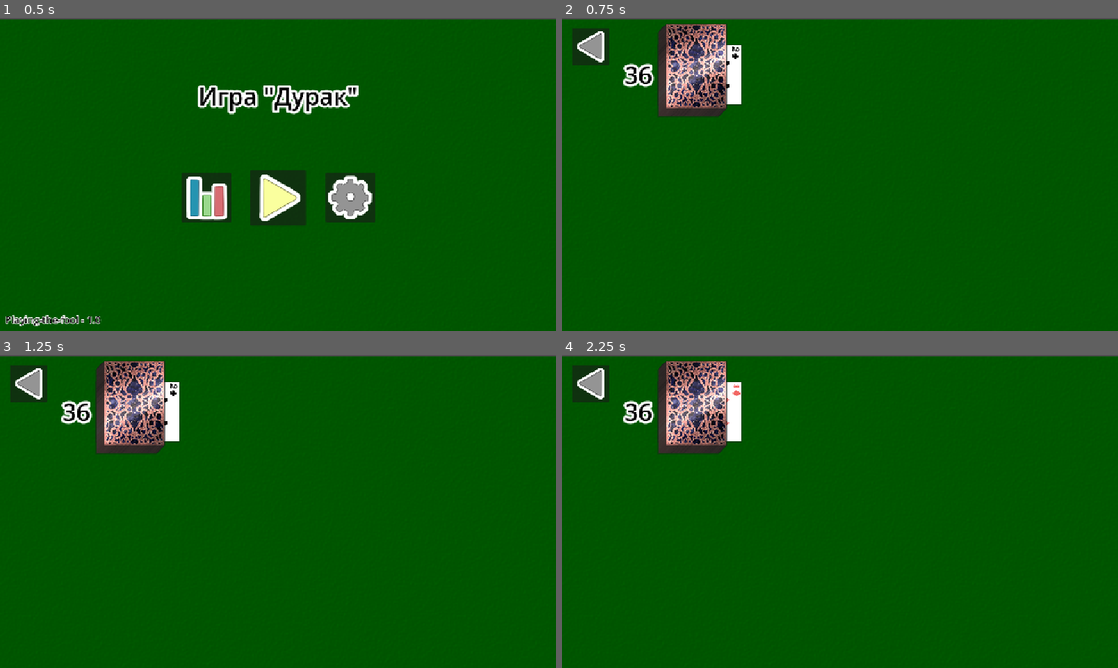
Above: before the commit, frames 1-4 (two rows, left to right).
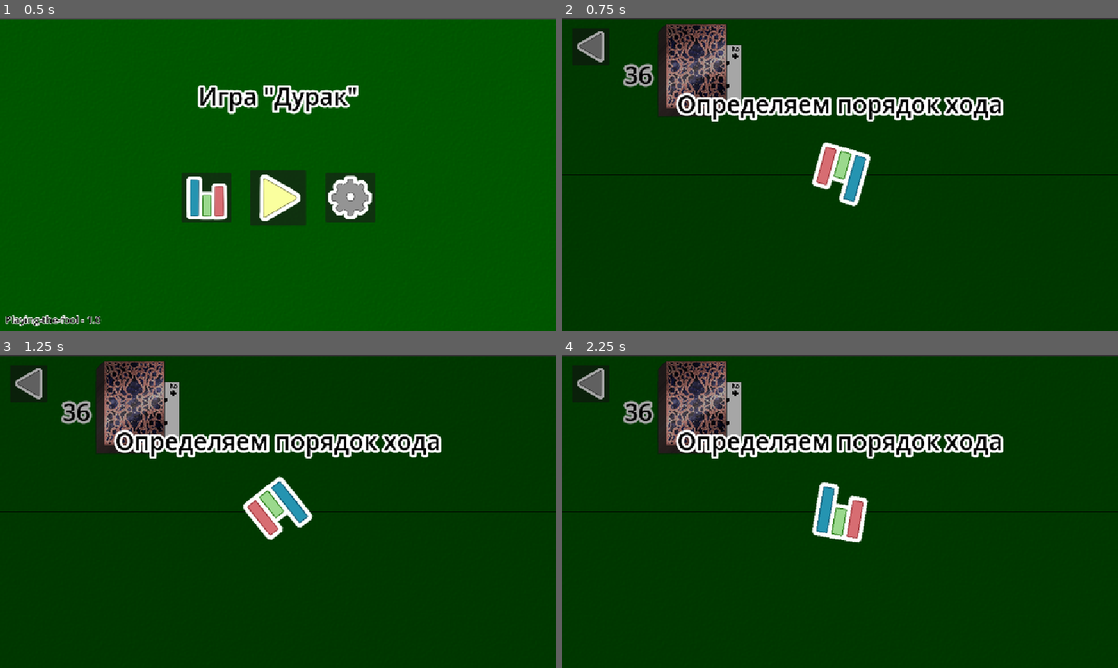
Above: after the commit, the same moments.

Repository: Yulya-S/Playing-the-fool
Game: Godot game, scene res://scenes/main.tscn
Two runs of this game, one before a commit and one after it. Both use one fixed random seed, a clock stepped at 60 frames per second and the inputs below.
Inputs (mouse positions are in pixels of both pictures, inside the frame that each line leads up to):
- Up to frame 1 (0.5 s): no input
- Up to frame 2 (0.75 s): click (840, 196) at 0.5 s
- Up to frame 3 (1.25 s): no input
- Up to frame 4 (2.25 s): click (589, 383) at 1.25 s; click (840, 533) at 2.02 s

Frame 1 is identical in both runs. In frame 2, 98% of the frame differs, in the area x 0-100%, y 0-100%; in frame 3, 98%; in frame 4, 98%.
Error in both runs: Invalid call. Nonexistent function 'store_json' in base 'Node (Global.gd)'. (res://scripts/main.gd:9)

Commit message:
First move definition window

Diff:
--- a/playing-the-fool/scenes/pages/game.tscn
+++ b/playing-the-fool/scenes/pages/game.tscn
@@ -1,9 +1,76 @@
-[gd_scene load_steps=5 format=3 uid="uid://yk6gbargmxh5"]
+[gd_scene load_steps=11 format=3 uid="uid://yk6gbargmxh5"]
 
 [ext_resource type="PackedScene" uid="uid://cskwp4r1g2e3m" path="res://scenes/fragments/pack.tscn" id="1_2x851"]
 [ext_resource type="Script" uid="uid://b3qqbfont2jp2" path="res://scripts/fragments/deck.gd" id="1_773x0"]
 [ext_resource type="Script" uid="uid://ij3ltfidj7l8" path="res://scripts/pages/game.gd" id="1_qlvyt"]
 [ext_resource type="Texture2D" uid="uid://biqd5kwm04uh1" path="res://img/icons/right.png" id="3_773x0"]
+[ext_resource type="Texture2D" uid="uid://wht0kkbpyd7h" path="res://img/icons/statistic.png" id="5_ut5xk"]
+[ext_resource type="Script" uid="uid://cv3y2qsx48bj7" path="res://scripts/fragments/first_move_determination.gd" id="6_ut5xk"]
+
+[sub_resource type="Animation" id="Animation_kt16h"]
+length = 0.001
+tracks/0/type = "value"
+tracks/0/imported = false
+tracks/0/enabled = true
+tracks/0/path = NodePath(".:modulate")
+tracks/0/interp = 1
+tracks/0/loop_wrap = true
+tracks/0/keys = {
+"times": PackedFloat32Array(0),
+"transitions": PackedFloat32Array(1),
+"update": 0,
+"values": [Color(1, 1, 1, 0)]
+}
+tracks/1/type = "value"
+tracks/1/imported = false
+tracks/1/enabled = true
+tracks/1/path = NodePath("..:modulate")
+tracks/1/interp = 1
+tracks/1/loop_wrap = true
+tracks/1/keys = {
+"times": PackedFloat32Array(0),
+"transitions": PackedFloat32Array(1),
+"update": 0,
+"values": [Color(1, 1, 1, 1)]
+}
+
+[sub_resource type="Animation" id="Animation_jl74o"]
+resource_name = "hide"
+tracks/0/type = "value"
+tracks/0/imported = false
+tracks/0/enabled = true
+tracks/0/path = NodePath("..:modulate")
+tracks/0/interp = 1
+tracks/0/loop_wrap = true
+tracks/0/keys = {
+"times": PackedFloat32Array(0, 1),
+"transitions": PackedFloat32Array(1, 1),
+"update": 0,
+"values": [Color(1, 1, 1, 1), Color(1, 1, 1, 0)]
+}
+
+[sub_resource type="Animation" id="Animation_ut5xk"]
+resource_name = "show"
+length = 3.0
+tracks/0/type = "value"
+tracks/0/imported = false
+tracks/0/enabled = true
+tracks/0/path = NodePath(".:modulate")
+tracks/0/interp = 1
+tracks/0/loop_wrap = true
+tracks/0/keys = {
+"times": PackedFloat32Array(0, 1),
+"transitions": PackedFloat32Array(1, 1),
+"update": 0,
+"values": [Color(1, 1, 1, 0), Color(1, 1, 1, 1)]
+}
+
+[sub_resource type="AnimationLibrary" id="AnimationLibrary_jl74o"]
+_data = {
+&"RESET": SubResource("Animation_kt16h"),
+&"hide": SubResource("Animation_jl74o"),
+&"show": SubResource("Animation_ut5xk")
+}
 
 [node name="Game" type="Control"]
 layout_mode = 3
@@ -44,4 +111,62 @@
 [node name="Cards" type="Node2D" parent="Deck"]
 position = Vector2(179, 0)
 
+[node name="FirstMoveDetermination" type="ColorRect" parent="."]
+layout_mode = 0
+offset_right = 1152.0
+offset_bottom = 648.0
+color = Color(0, 0, 0, 0.34902)
+
+[node name="Line2D" type="Line2D" parent="FirstMoveDetermination"]
+points = PackedVector2Array(0, 324, 1152, 324)
+width = 2.0
+default_color = Color(0, 0, 0, 1)
+
+[node name="Label" type="Label" parent="FirstMoveDetermination"]
+layout_mode = 0
+offset_top = 142.0
+offset_right = 1152.0
+offset_bottom = 211.0
+theme_override_colors/font_color = Color(0, 0, 0, 1)
+theme_override_colors/font_outline_color = Color(1, 1, 1, 1)
+theme_override_constants/outline_size = 20
+theme_override_font_sizes/font_size = 50
+text = "Определяем порядок хода"
+horizontal_alignment = 1
+
+[node name="Arrow" type="Sprite2D" parent="FirstMoveDetermination"]
+position = Vector2(576, 324)
+texture = ExtResource("5_ut5xk")
+script = ExtResource("6_ut5xk")
+
+[node name="Result" type="Label" parent="FirstMoveDetermination"]
+modulate = Color(1, 1, 1, 0)
+layout_mode = 0
+offset_top = 439.0
+offset_right = 1152.0
+offset_bottom = 508.0
+theme_override_colors/font_color = Color(0, 0, 0, 1)
+theme_override_colors/font_outline_color = Color(0.994273, 0, 0.201686, 1)
+theme_override_constants/outline_size = 20
+theme_override_font_sizes/font_size = 50
+text = "Определяем порядок хода"
+horizontal_alignment = 1
+
+[node name="Label" type="Label" parent="FirstMoveDetermination/Result"]
+layout_mode = 0
+offset_top = -55.0
+offset_right = 1152.0
+theme_override_colors/font_color = Color(0, 0, 0, 1)
+theme_override_colors/font_outline_color = Color(1, 1, 1, 1)
+theme_override_constants/outline_size = 20
+theme_override_font_sizes/font_size = 40
+text = "Первым ходит"
+horizontal_alignment = 1
+
+[node name="AnimationPlayer" type="AnimationPlayer" parent="FirstMoveDetermination/Result"]
+libraries = {
+&"": SubResource("AnimationLibrary_jl74o")
+}
+
 [connection signal="button_down" from="Button" to="." method="_on_button_button_down"]
+[connection signal="animation_finished" from="FirstMoveDetermination/Result/AnimationPlayer" to="FirstMoveDetermination/Arrow" method="_on_animation_player_animation_finished"]
--- /dev/null
+++ b/playing-the-fool/scripts/fragments/first_move_determination.gd
@@ -0,0 +1,25 @@
+extends Sprite2D
+# Путь к объекту в сцене
+@onready var Result = $"../Result"
+@onready var RAnimationPlayer = $"../Result/AnimationPlayer"
+
+# Анимация стрелки
+func _ready() -> void:
+	# Расчет "победителя"
+	var final_rotation = rotation + (TAU * 2) + randf_range(0, TAU)
+	var deg: int = int(rad_to_deg(final_rotation)) % 360
+	Result.set_text("_USER"+str(int(deg < 90 or deg > 270)))
+	Result.add_theme_color_override("font_outline_color", Color("#fe0033") if deg < 90 or deg > 270 else Color("#0092d6"))
+	# Анимация вращения стрелки
+	var tween = create_tween()
+	tween.set_trans(Tween.TRANS_QUART)
+	tween.set_ease(Tween.EASE_OUT)
+	tween.tween_property(self, "rotation", final_rotation, 3.0)
+	await tween.finished
+	# Запуск отображения первого игрока
+	RAnimationPlayer.play("show")
+
+# Обработка окончания анимации
+func _on_animation_player_animation_finished(anim_name: StringName) -> void:
+	if anim_name == "show": RAnimationPlayer.play("hide")
+	else: Global.delete_child($"../..", $"..")
Not shown, added: playing-the-fool/scripts/fragments/first_move_determination.gd.uid
Not shown, added: playing-the-fool/scenes/pages/game.tscn89027794679.tmp
